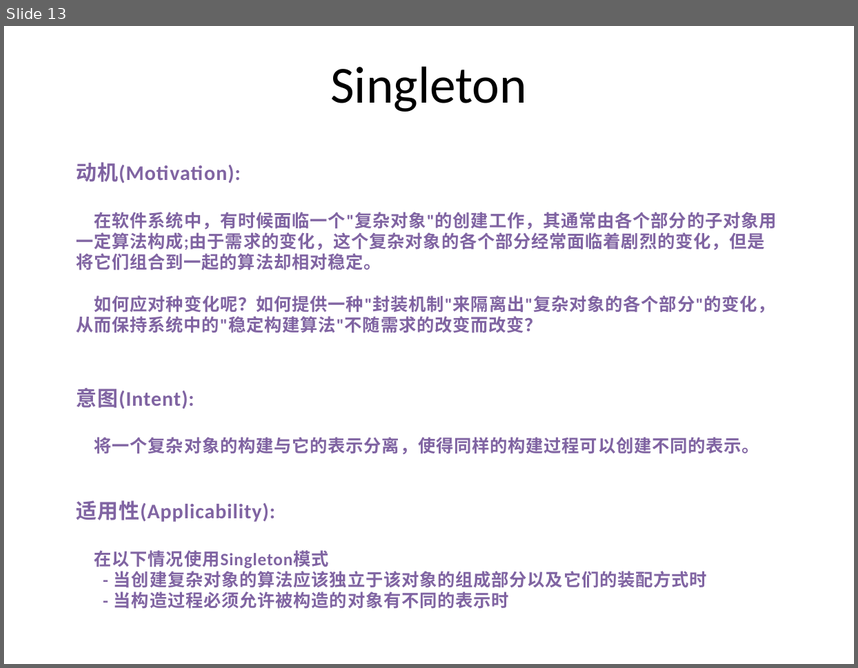
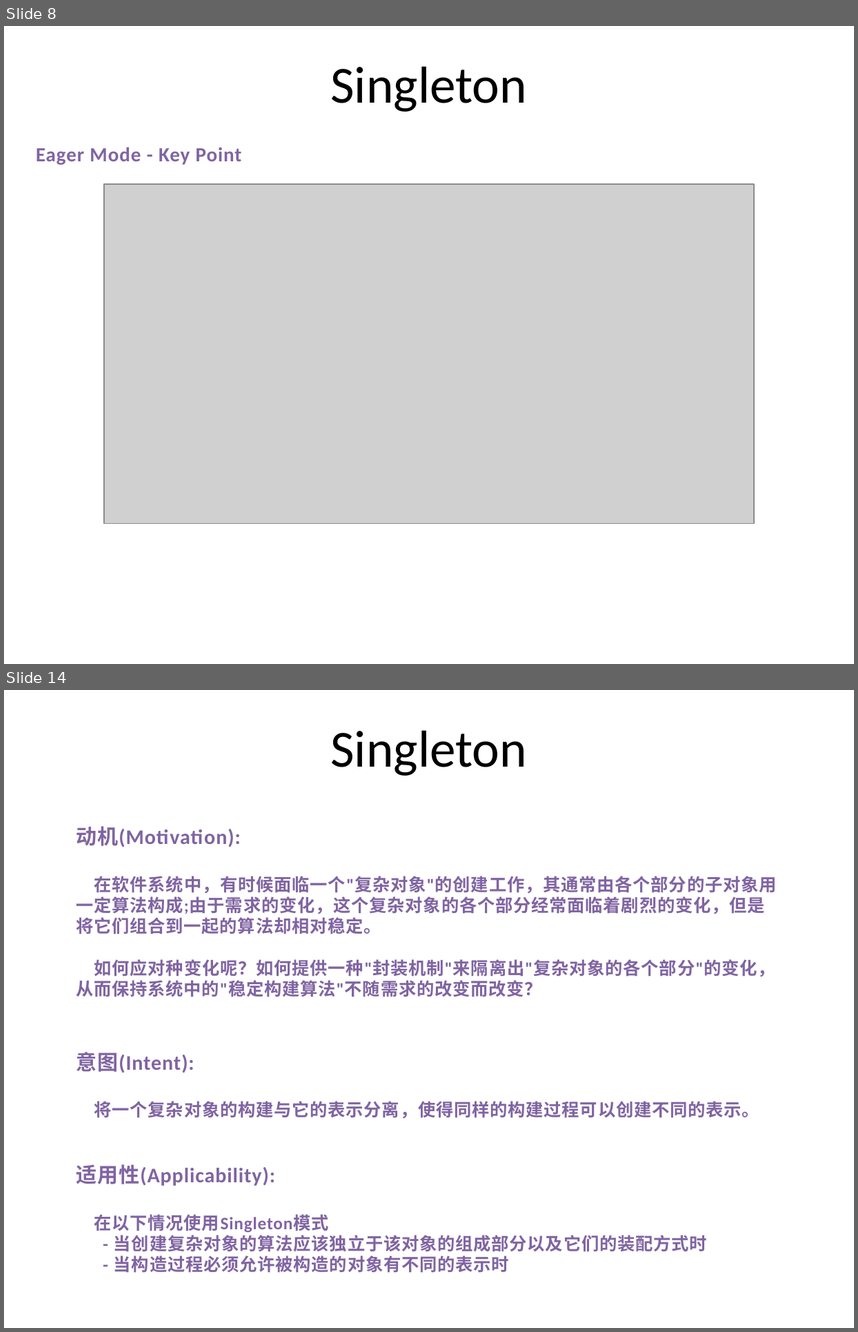
Before and after one commit to PlumpMath/DesignPattern-956, a slide deck: _Doc/DesignPattern.P3.Creational(Singleton).pptx. Shown one above the other, each under a label of ours: slide 13 before the commit, slides 8 and 14 after it; the slides between them are not shown. The pictures are 858x668 and 858x1332 pixels, drawn with LibreOffice and Linux fonts; fonts in the diff are those of the drawing; grey boxes stand for pictures. Boxes give left, top, right and bottom in pixels: in the first picture for what was removed or moved away, otherwise in the second. Text is boxed around its words. In the diff, an @@ line names an element or a change of style, - is before the commit and + after.

Commit message:
Updated Singleton code and PPT.

```diff
--- a/_Doc/DesignPattern.P3.Creational(Singleton).pptx
+++ b/_Doc/DesignPattern.P3.Creational(Singleton).pptx
@@ slide 8 added at bbox=[4, 26, 854, 664], background #FFFFFF @@
@@ text added at bbox=[330, 66, 527, 112], 44 pt, text #000000 @@
+Singleton
@@ text added at bbox=[36, 147, 242, 165], 17 pt, text #8064A2, bold @@
+Eager Mode - Key Point
@@ picture added at bbox=[104, 184, 755, 523] @@
@@ what was slide 13 is now slide 14 @@
```
Also in this commit, not shown: 4 slides changed, 6 other slides added, 7 slides removed, 20 other files.
